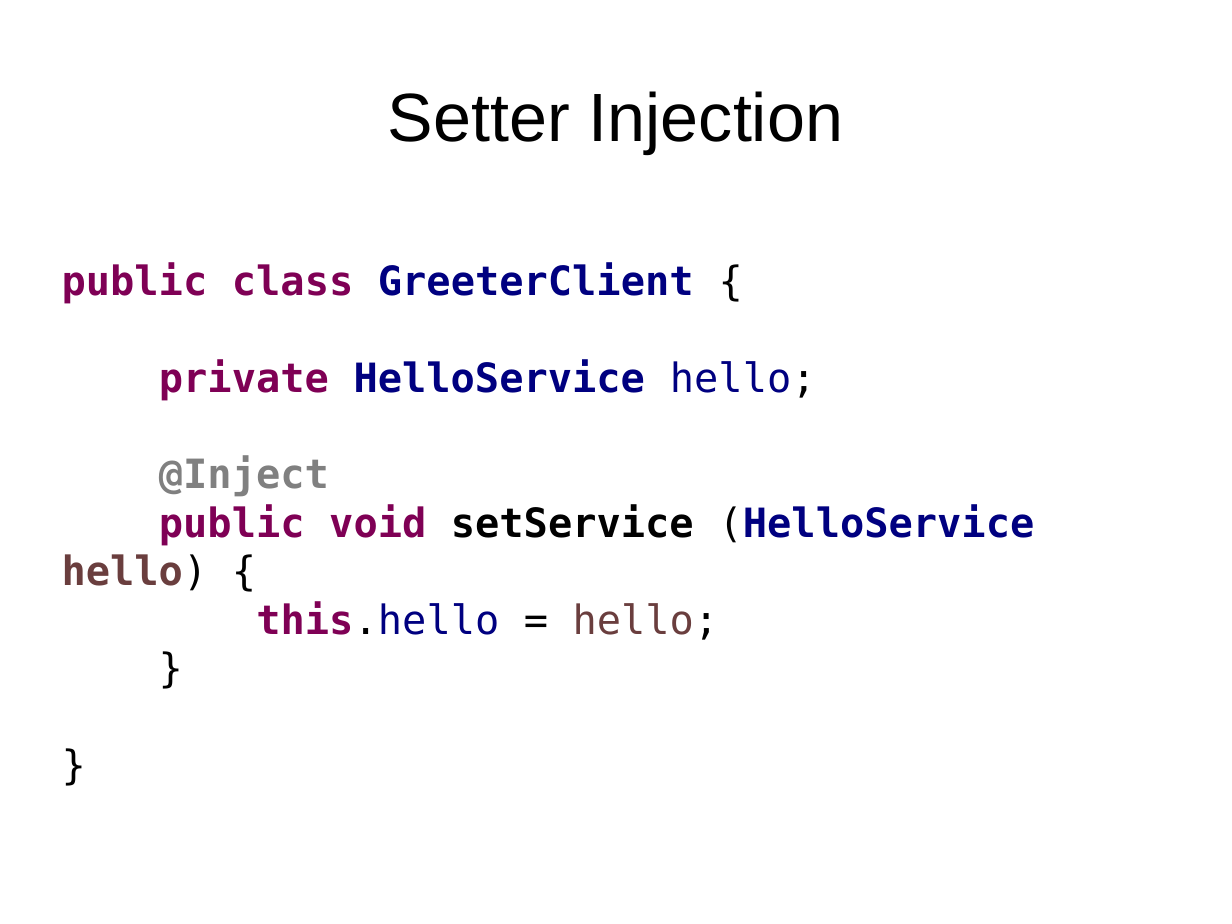
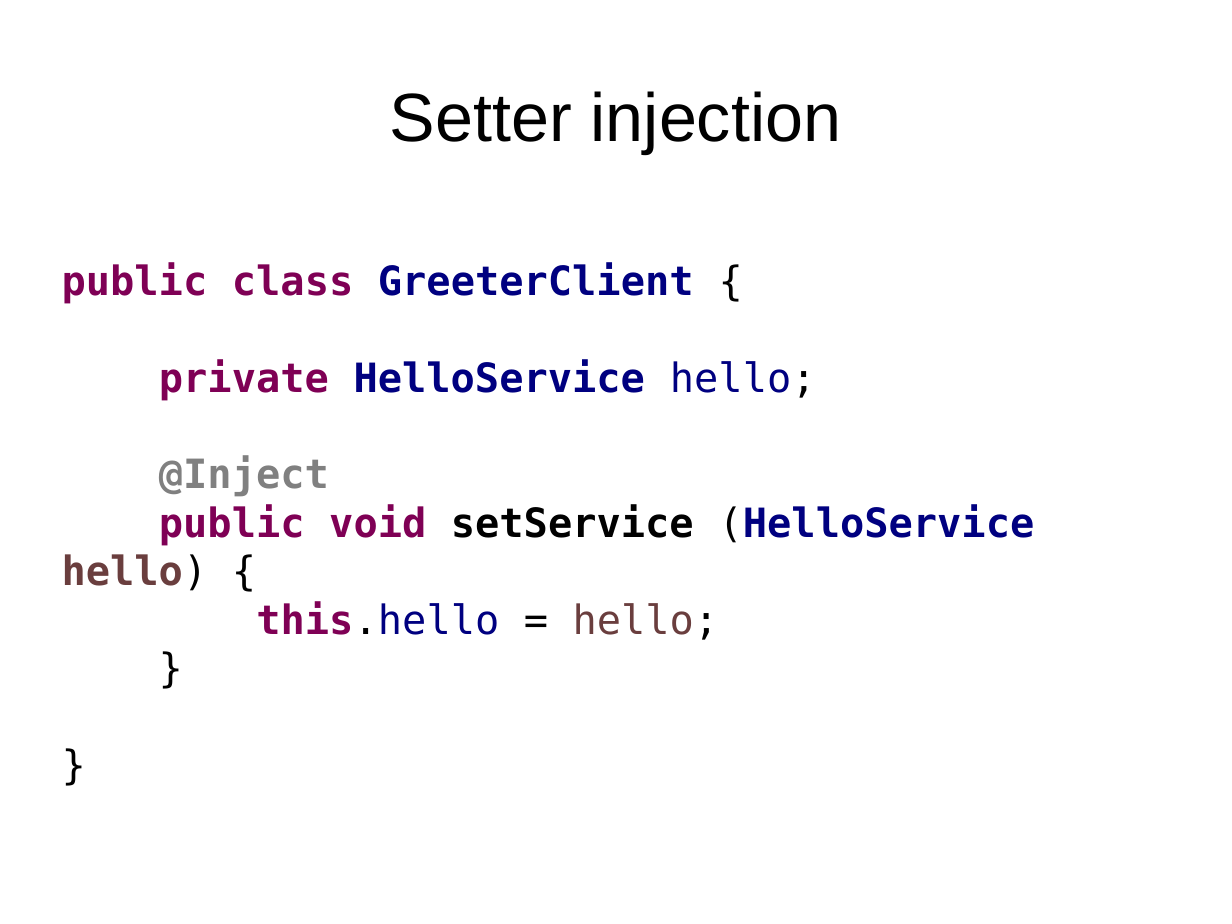
Before and after one commit to FrigoCoder/CDI, a slide deck: slide 15 of CDI.odp. Drawn at 1232x924 pixels with LibreOffice and Linux fonts; fonts in the diff are those of the drawing. Boxes give left, top, right and bottom in pixels: in the first picture for what was removed or moved away, otherwise in the second. Text is boxed around its words. In the diff, an @@ line names an element or a change of style, - is before the commit and + after.

```diff
--- a/CDI.odp
+++ b/CDI.odp
@@ title at [390, 91, 841, 153]: text changed @@
-Setter Injection
+Setter injection
```
Also in this commit, not shown: 8 other slides changed, 3 slides added, 5 other files.
